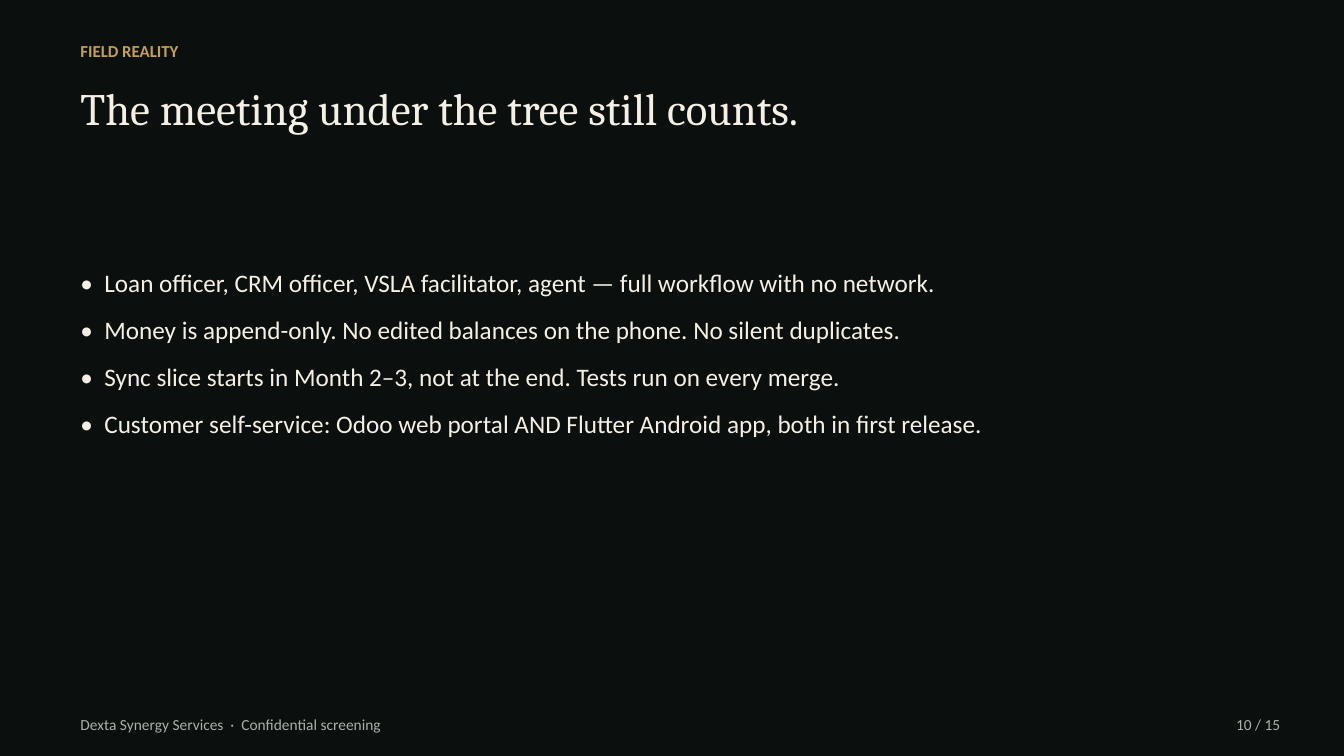
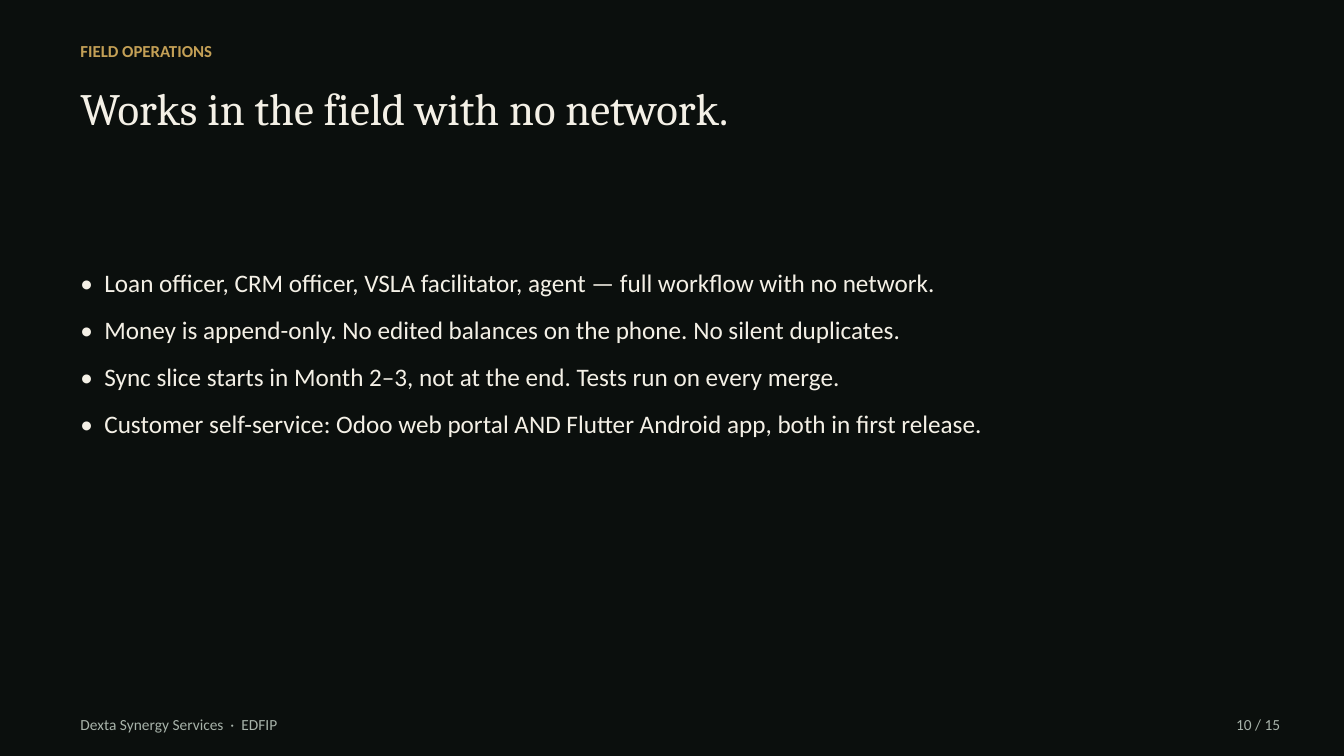
Before and after one commit to hanson1997/test, a slide deck: slide 10 of edfip-screening/EDFIP_Screening_Dexta.pptx. Drawn at 1344x756 pixels with LibreOffice and Linux fonts; fonts in the diff are those of the drawing. Boxes give left, top, right and bottom in pixels: in the first picture for what was removed or moved away, otherwise in the second. Text is boxed around its words. In the diff, an @@ line names an element or a change of style, - is before the commit and + after.

```diff
--- a/edfip-screening/EDFIP_Screening_Dexta.pptx
+++ b/edfip-screening/EDFIP_Screening_Dexta.pptx
@@ text at (80,46,212,57): text changed @@
-FIELD REALITY
+FIELD OPERATIONS
@@ text at (80,93,728,126): text changed @@
-The meeting under the tree still counts.
+Works in the field with no network.
@@ text at (80,719,277,733): text changed @@
-Dexta Synergy Services · Confidential screening
+Dexta Synergy Services · EDFIP
```
Also in this commit, not shown: 14 other slides changed, 4 other files.
